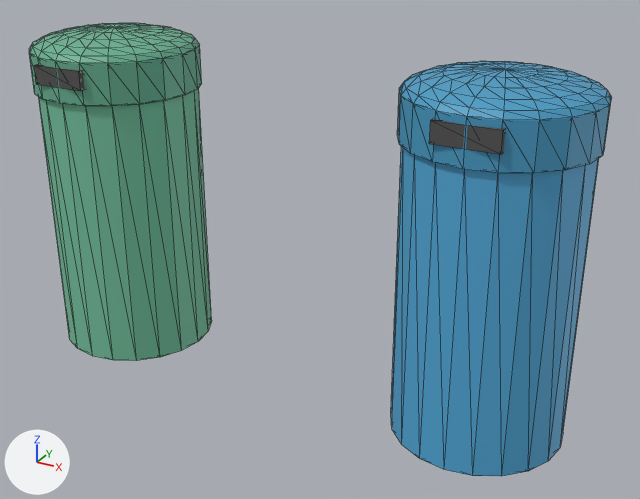
The glTF model ClientWeb/src/assets/models/road/trash_can.glb: old version first, new version second.
The view is the same before and after, from a camera (50 mm lens) standing at (0.1828, -0.2054, 0.1455) and looking at (0.0692, 0.0012, 0.0422). The lights are fixed; the arrows at lower left show +X, +Y and +Z. The picture after the commit comes second. Mesh edges are drawn as thin lines.

The scene before the commit, as lines of its bpy script (objects in view):
```python
ob_trashcan_blue = bpy.data.objects.new('TrashCan_Blue', me_cylinder_002)
ob_trashcan_blue.location = (0.0, 0.0, 0.0)
ob_trashcan_green = bpy.data.objects.new('TrashCan_Green', me_cylinder)
ob_trashcan_green.location = (0.0, 0.0, 0.0)
```
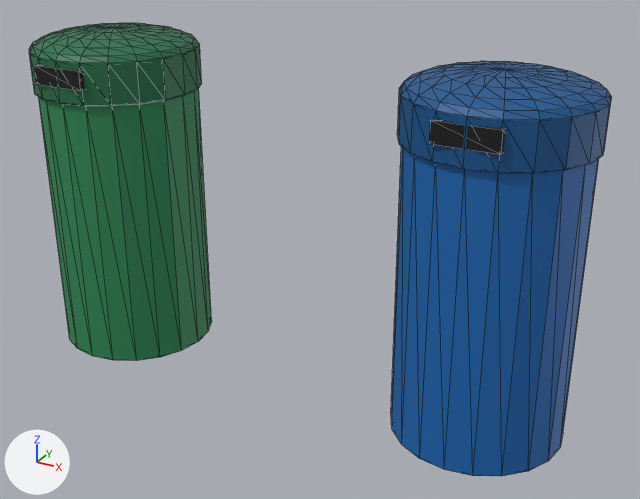
Boxes (x1, y1, x2, y2) around the edits, measured in the pictures (640 x 499 px):
'TrashCan_Blue', recoloured (darker)
    both: (391, 61, 612, 476)
'TrashCan_Green', recoloured (darker)
    both: (29, 23, 212, 361)

Patch to the scene script:
```diff
--- a/ClientWeb/src/assets/models/road/trash_can.glb.py
+++ b/ClientWeb/src/assets/models/road/trash_can.glb.py
@@ mat_trashcan_blue_body_mat @@
 mat_trashcan_blue_body_mat = principled_material('TrashCan_Blue_Body_Mat')
-mat_trashcan_blue_body_mat.base_color = (0.0863, 0.408, 0.702)  # blue #53abda
+mat_trashcan_blue_body_mat.base_color = (0.00802, 0.138, 0.451)  # blue #1668b3
 mat_trashcan_blue_body_mat.metallic = 0.05
@@ mat_trashcan_blue_lid_mat @@
 mat_trashcan_blue_lid_mat = principled_material('TrashCan_Blue_Lid_Mat')
-mat_trashcan_blue_lid_mat.base_color = (0.0667, 0.337, 0.561)  # blue #499dc5
+mat_trashcan_blue_lid_mat.base_color = (0.00561, 0.0931, 0.275)  # blue #11568f
 mat_trashcan_blue_lid_mat.metallic = 0.05
@@ mat_trashcan_blue_slot_mat @@
 mat_trashcan_blue_slot_mat = principled_material('TrashCan_Blue_Slot_Mat')
-mat_trashcan_blue_slot_mat.base_color = (0.0863, 0.0863, 0.0863)  # dark grey #535353
+mat_trashcan_blue_slot_mat.base_color = (0.00802, 0.00802, 0.00802)  # black #161616
 mat_trashcan_blue_slot_mat.roughness = 0.9
@@ mat_trashcan_green_body_mat @@
 mat_trashcan_green_body_mat = principled_material('TrashCan_Green_Body_Mat')
-mat_trashcan_green_body_mat.base_color = (0.18, 0.545, 0.341)  # green #76c39e
+mat_trashcan_green_body_mat.base_color = (0.0273, 0.258, 0.0953)  # green #2e8b57
 mat_trashcan_green_body_mat.metallic = 0.05
@@ mat_trashcan_green_lid_mat @@
 mat_trashcan_green_lid_mat = principled_material('TrashCan_Green_Lid_Mat')
-mat_trashcan_green_lid_mat.base_color = (0.141, 0.439, 0.29)  # green #69b193
+mat_trashcan_green_lid_mat.base_color = (0.0176, 0.162, 0.0685)  # dark green #24704a
 mat_trashcan_green_lid_mat.metallic = 0.05
@@ mat_trashcan_green_slot_mat @@
 mat_trashcan_green_slot_mat = principled_material('TrashCan_Green_Slot_Mat')
-mat_trashcan_green_slot_mat.base_color = (0.0863, 0.0863, 0.0863)  # dark grey #535353
+mat_trashcan_green_slot_mat.base_color = (0.00802, 0.00802, 0.00802)  # black #161616
 mat_trashcan_green_slot_mat.roughness = 0.9
```
